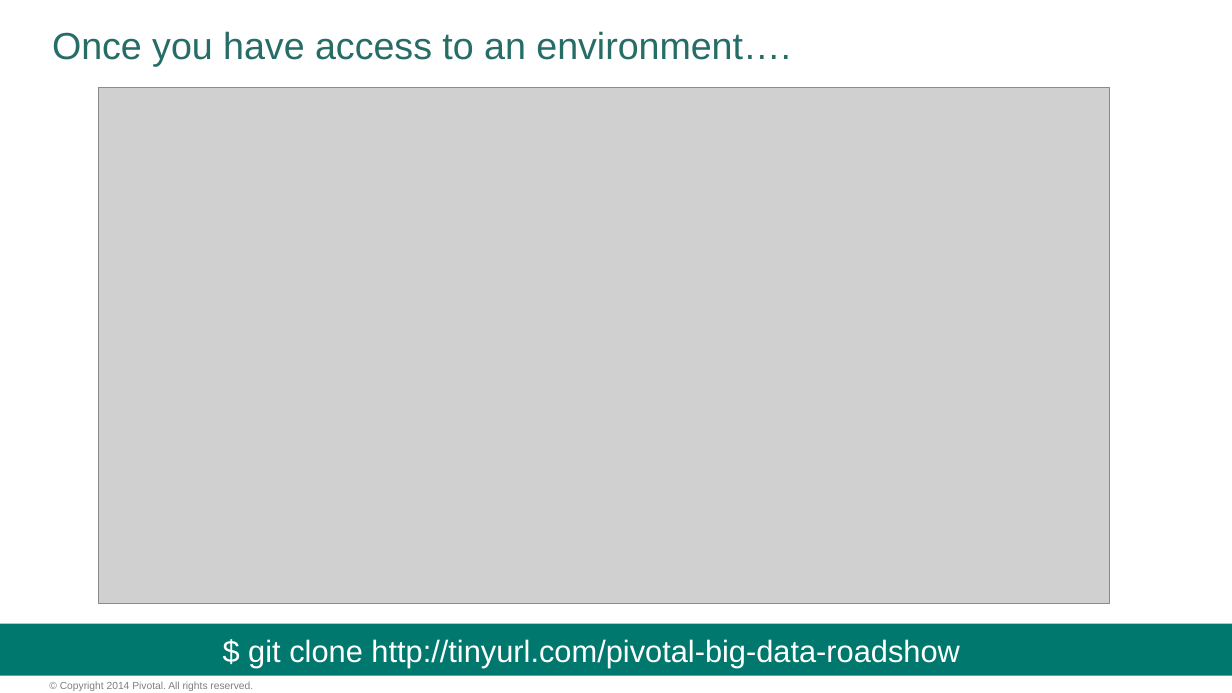
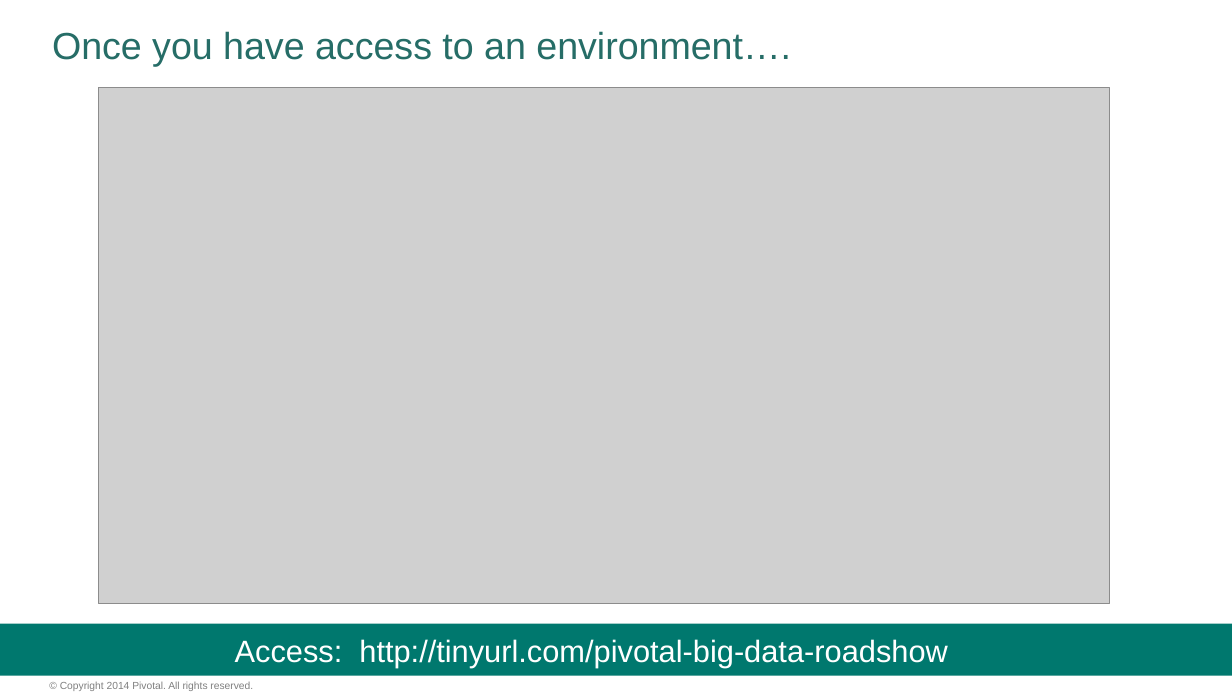
Before and after one commit to vmware-archive/BigDataRoadshow-labs, a slide deck: slide 7 of labs/preparing_labs.pptx (slide 6 before the commit). Drawn at 1232x693 pixels with LibreOffice and Linux fonts; fonts in the diff are those of the drawing; grey boxes stand for pictures; background and template pictures are left out. Boxes give left, top, right and bottom in pixels: in the first picture for what was removed or moved away, otherwise in the second. Text is boxed around its words. In the diff, an @@ line names an element or a change of style, - is before the commit and + after.

```diff
--- a/labs/preparing_labs.pptx
+++ b/labs/preparing_labs.pptx
@@ text at (235, 639, 947, 668): text changed @@
-$ git clone http://tinyurl.com/pivotal-big-data-roadshow
+Access: http://tinyurl.com/pivotal-big-data-roadshow
```
Also in this commit, not shown: 1 other slide changed, 1 slide added, 1 other file.
